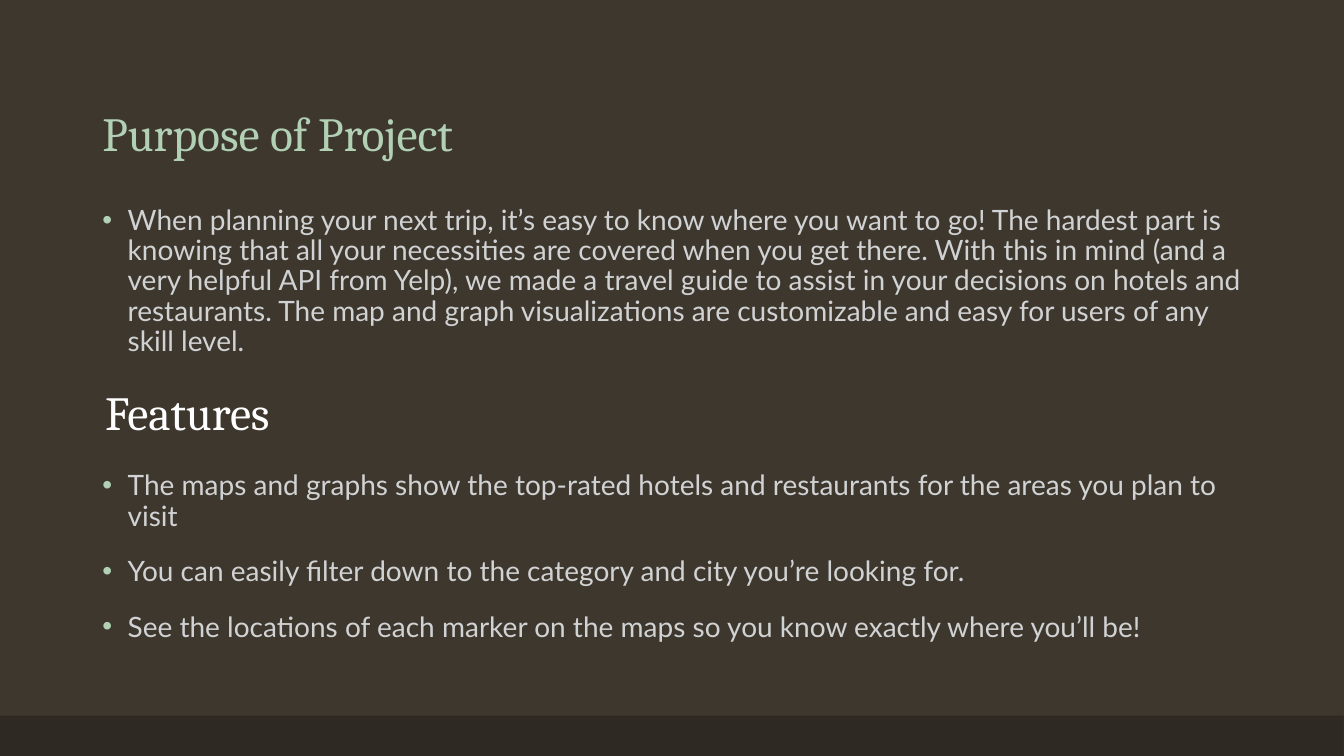
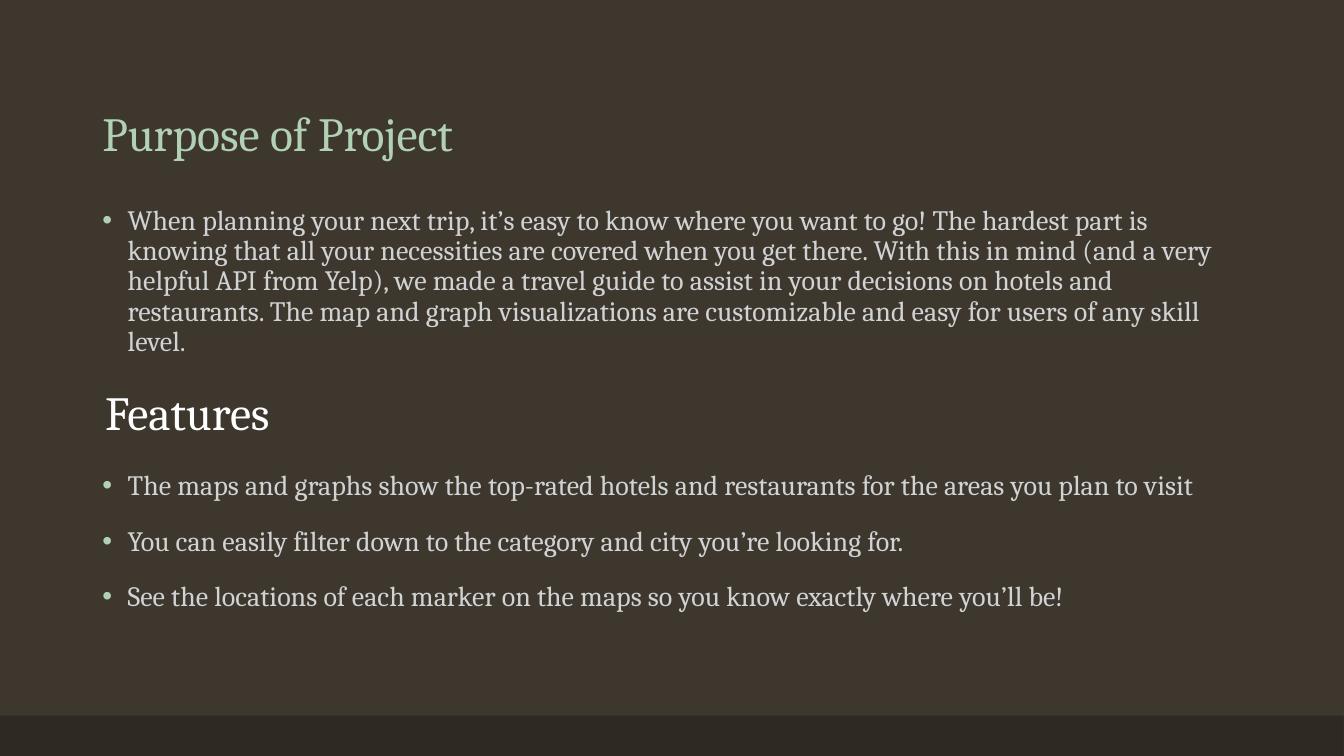
Before and after one commit to hannahdoby/project-3, a slide deck: slide 2 of YelpForTravelHelp.pptx. Drawn at 1344x756 pixels with LibreOffice and Linux fonts; fonts in the diff are those of the drawing. Boxes give left, top, right and bottom in pixels: in the first picture for what was removed or moved away, otherwise in the second. Text is boxed around its words. In the diff, an @@ line names an element or a change of style, - is before the commit and + after.

```diff
--- a/YelpForTravelHelp.pptx
+++ b/YelpForTravelHelp.pptx
@@ text "When planning your next trip, ..." at (128, 210, 1212, 612): font Lato to Cambria @@
```
Also in this commit, not shown: 1 other slide changed, 2 slides added, 1 slide removed.
